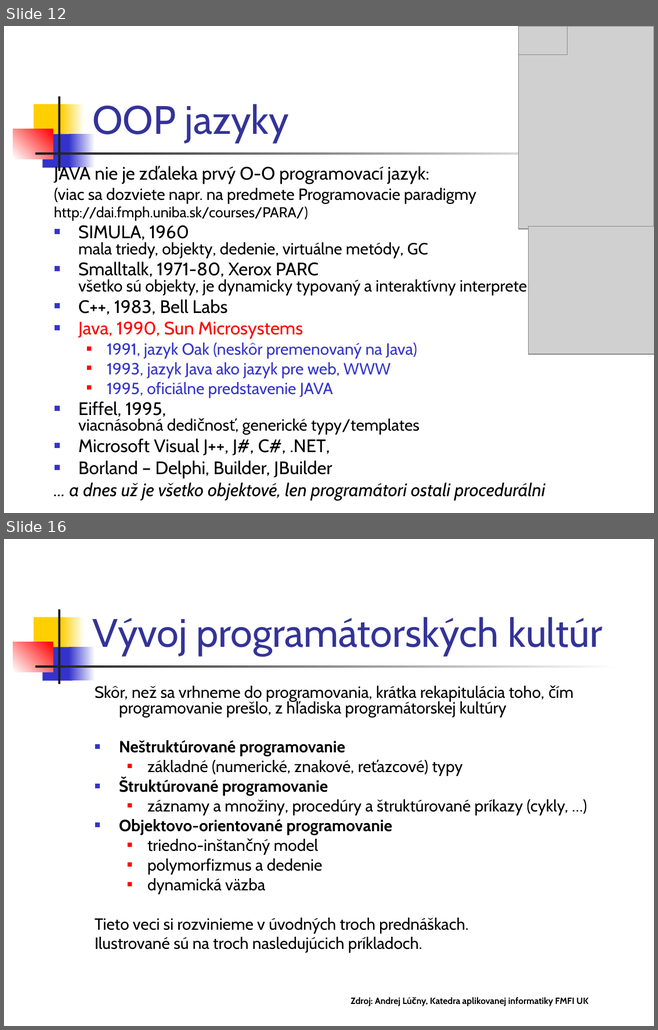
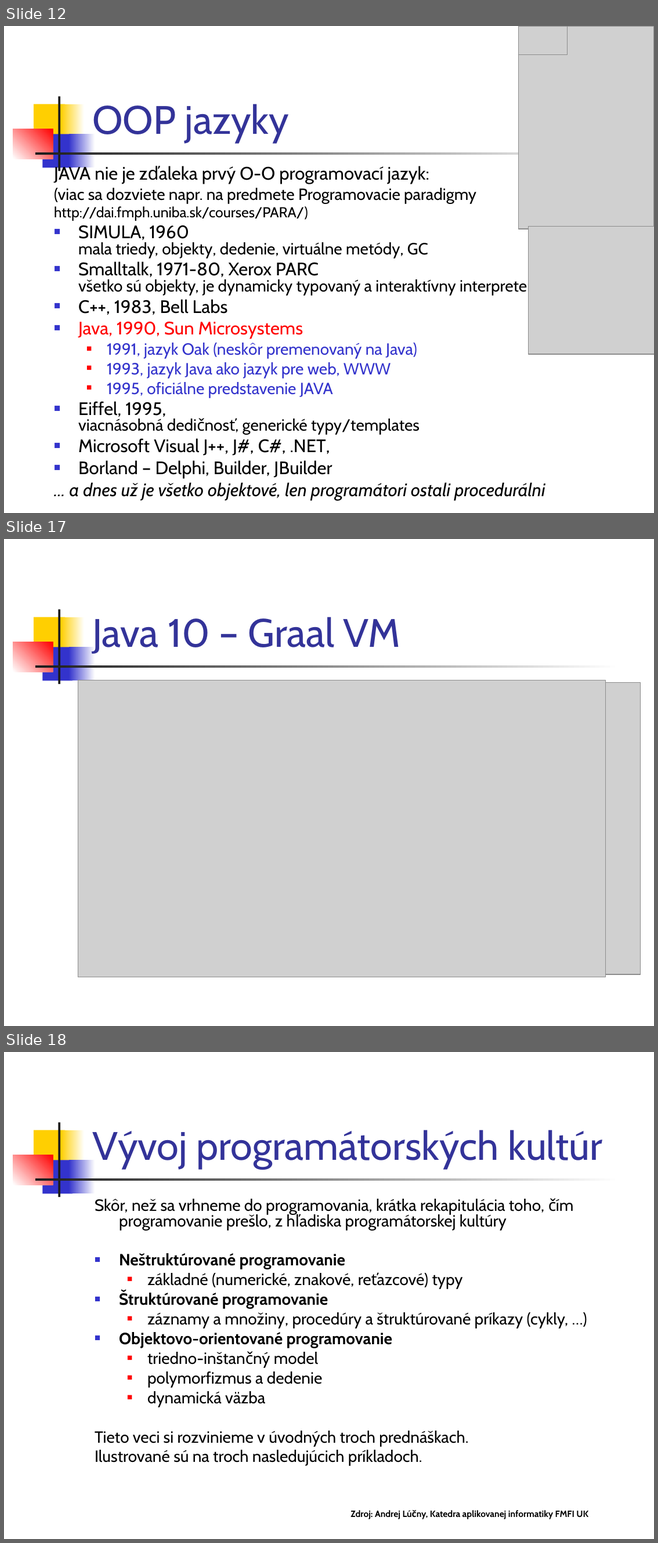
Before and after one commit to Programovanie4/Prednasky, a slide deck: 01/01_java.ppt. Shown one above the other, each under a label of ours: slides 12 and 16 before the commit, slides 12, 17 and 18 after it; the slides between them are not shown. The pictures are 658x1030 and 658x1543 pixels, drawn with LibreOffice and Linux fonts; fonts in the diff are those of the drawing; grey boxes stand for pictures. Boxes give left, top, right and bottom in pixels: in the first picture for what was removed or moved away, otherwise in the second. Text is boxed around its words. In the diff, an @@ line names an element or a change of style, - is before the commit and + after.

```diff
--- a/01/01_java.ppt
+++ b/01/01_java.ppt
@@ slide 17 added at box(4, 539, 654, 1026), background #FFFFFF; not listed: 7 template elements that a slide beside it also shows @@
@@ title added at box(92, 617, 400, 654), 44 pt, text #333399 @@
+Java 10 – Graal VM
@@ picture added at box(78, 681, 605, 977) @@
@@ picture added at box(88, 683, 640, 975) @@
@@ what was slide 16 is now slide 18 @@
```
Also in this commit, not shown: 9 slides changed, 2 other slides added, 1 other file.
